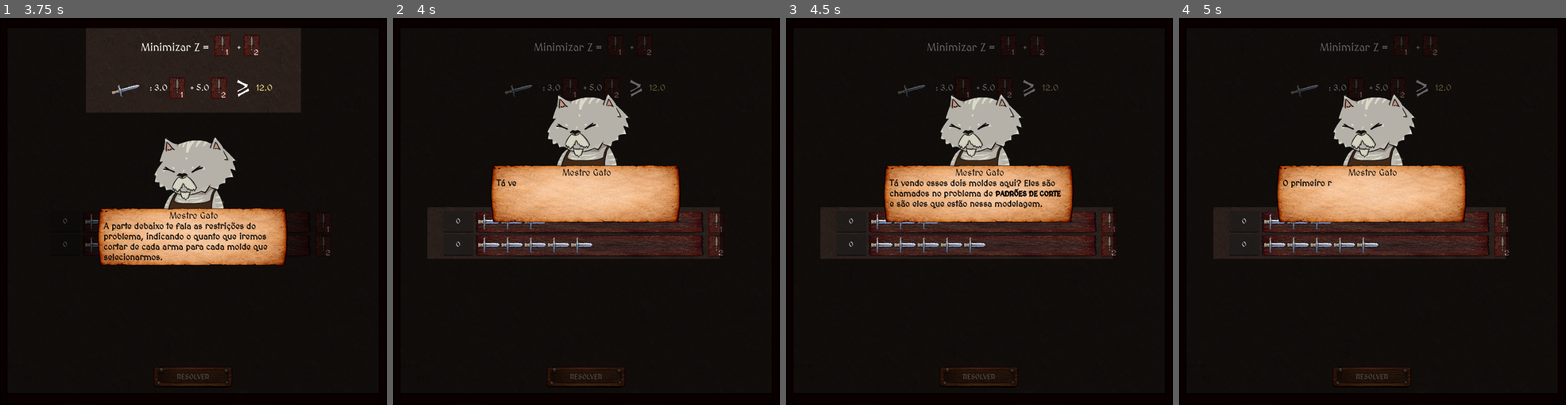
Above: before the commit, frames 1-4 (left to right).
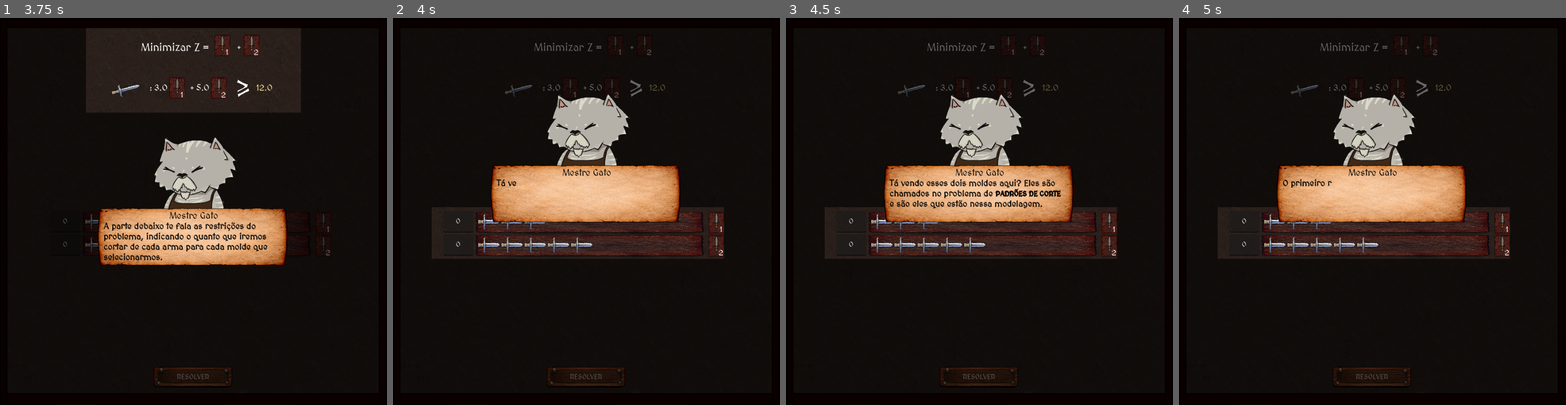
Above: after the commit, the same moments.

Repository: VitaumOS/Jogo_IC-Godot
Game: Godot game, scene res://scene/TreinoModelagem.tscn
Same seed, same stepped clock (60 frames per second), same inputs: the game is played once before the commit and once after it. This scene is started directly instead of the project's main scene.
Inputs (mouse positions are in pixels of both pictures, inside the frame that each line leads up to):
- Up to frame 1 (3.75 s): tap Enter (ui_accept) at 0.5, 0.77, 1.25, 1.52, 2, 2.75, 3.02, 3.5 s; move the mouse to (278, 192) at 0.52 s; click (278, 192) at 0.67 s; move the mouse to (116, 230) at 1.27 s; click (116, 230) at 1.42 s; move the mouse to (232, 126) at 2.02 s; click (232, 126) at 2.17 s; move the mouse to (174, 288) at 2.77 s; click (174, 288) at 2.92 s; move the mouse to (309, 269) at 3.52 s; click (309, 269) at 3.67 s
- Up to frame 2 (4 s): tap Enter (ui_accept) at 3.77 s
- Up to frame 3 (4.5 s): move the mouse to (863, 153) at 4.27 s; click (863, 153) at 4.42 s
- Up to frame 4 (5 s): tap Enter (ui_accept) at 4.52 s

Frame 1 is identical in both runs. In frame 2, 0.2% of the frame differs, in the area x 8-86%, y 48-63%; in frame 3, 0.2%; in frame 4, 0.2%.

Commit message:
minor changes (+18239, -2003)

Diff:
--- a/data_json/dialogos.json
+++ b/data_json/dialogos.json
@@ -338,7 +338,7 @@
       "texto": "Tá vendo esses dois moldes aqui? Eles são chamados no problema de [b]PADRÕES DE CORTE[/b] e são eles que estão nessa modelagem.",
       "retrato": "res://Sprite/gatinhos/Ferreiro.png",
       "coordenada": [450, 200],
-      "foco_pos": [420, 500],
+      "foco_pos": [430, 500],
       "foco_tamanho": [680, 120]
     },
 
@@ -347,7 +347,7 @@
       "texto": "O primeiro representa o padrão de corte 1, e ele produz 3 adagas. O segundo representa o padrão de corte 2, e ele produz 5 adagas ",
       "retrato": "res://Sprite/gatinhos/Ferreiro.png",
       "coordenada": [450, 200],
-      "foco_pos": [420, 500],
+      "foco_pos": [430, 500],
       "foco_tamanho": [680, 120]
     },
 
@@ -387,6 +387,24 @@
       "texto": "Tente resolver esses problemas agora! Coloque os valores que você irá utilizar cada padrão de corte para que atenda todas restrições e atinja o mínimo.",
       "retrato": "res://Sprite/gatinhos/Ferreiro.png"
     }
+  ],
+
+  "treinamento_modelagem2":[
+    {
+      "nome": "Mestre Gato",
+      "texto": "é foda 1",
+      "retrato": "res://Sprite/gatinhos/Ferreiro.png"
+    }
+
+  ],
+
+  "treinamento_modelagem3":[
+    {
+      "nome": "Mestre Gato",
+      "texto": "é foda 2",
+      "retrato": "res://Sprite/gatinhos/Ferreiro.png"
+    }
+
   ],
 
 
--- a/script/TreinoModelagem.gd
+++ b/script/TreinoModelagem.gd
@@ -22,7 +22,6 @@
 	_carregar_todos_os_desafios()
 	_inicializar_problema(indice_problema_atual)
 	btn_voltar.visible = false
-
 	Global._verificar_gatilho_tutorial("treinamento_modelagem")
 
 func _carregar_todos_os_desafios():
@@ -38,7 +37,6 @@
 	if indice >= lista_problemas.size():
 		_finalizar_treino()
 		return
-
 	problema_atual = lista_problemas[indice]
 	inputs_quantidade_padrao.clear()
 
@@ -147,23 +145,18 @@
 	for idx in inputs_quantidade_padrao.keys():
 		var input_edit = inputs_quantidade_padrao[idx] as LineEdit
 		var vezes_cortar = int(input_edit.text.strip_edges()) if input_edit.text.strip_edges() != "" else 0
-
 		total_chapas_utilizadas += vezes_cortar
-
 		var padrao = problema_atual.padroes_disponiveis[idx]
 		var composicao = padrao.get("composicao", [])
-
 		for i in composicao.size():
 			producao_usuario[i] += (composicao[i] * vezes_cortar)
 
 	var demanda_exigida = problema_atual.demanda
 	var atendeu_demanda: bool = true
-
 	for i in range(demanda_exigida.size()):
 		if producao_usuario[i] < demanda_exigida[i]:
 			atendeu_demanda = false
 			break
-
 	var limite_otimo = problema_atual.get("minimo_chapas_otimo", 999)
 
 	if not atendeu_demanda:
@@ -175,9 +168,11 @@
 			{"nome": "Mestre Gato", "texto": "Você atendeu à demanda, mas usou [b]%d chapas[/b]. A modelagem matemática prova qu …(182 unchanged characters)…
 		])
 	else:
-		_disparar_dialogo_local([
-			{"nome": "Mestre Gato", "texto": "Perfeito, Jorge! Você encontrou a solução ótima gastando apenas %d chapa(s). Vamos para o próximo!" % total_chapas_utilizadas}
-		])
+		if indice_problema_atual == 0:
+			Global._verificar_gatilho_tutorial("treinamento_modelagem2")
+		if indice_problema_atual == 1:
+			Global._verificar_gatilho_tutorial("treinamento_modelagem3")
+
 		indice_problema_atual += 1
 		_inicializar_problema(indice_problema_atual)
 
